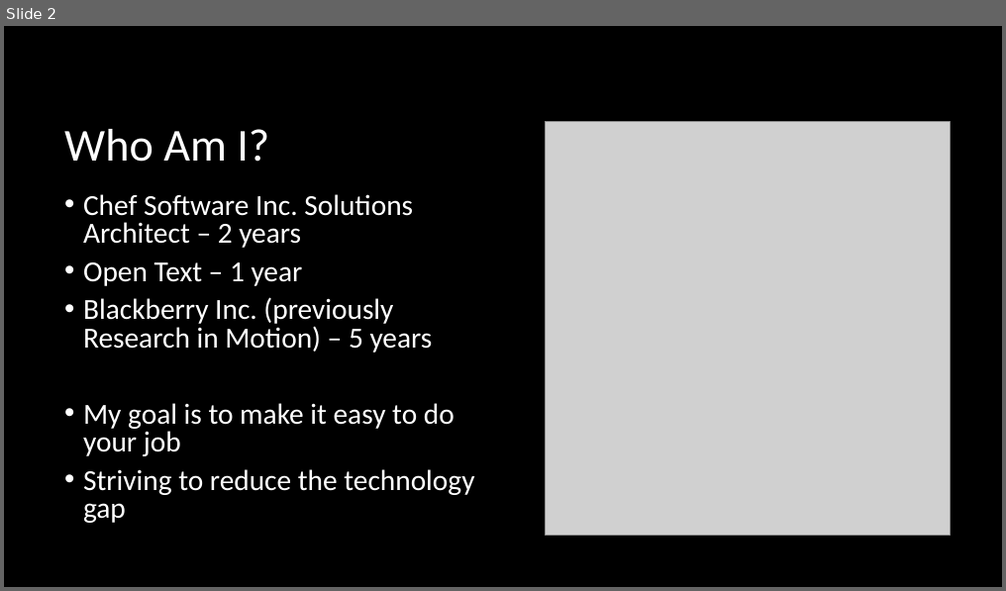
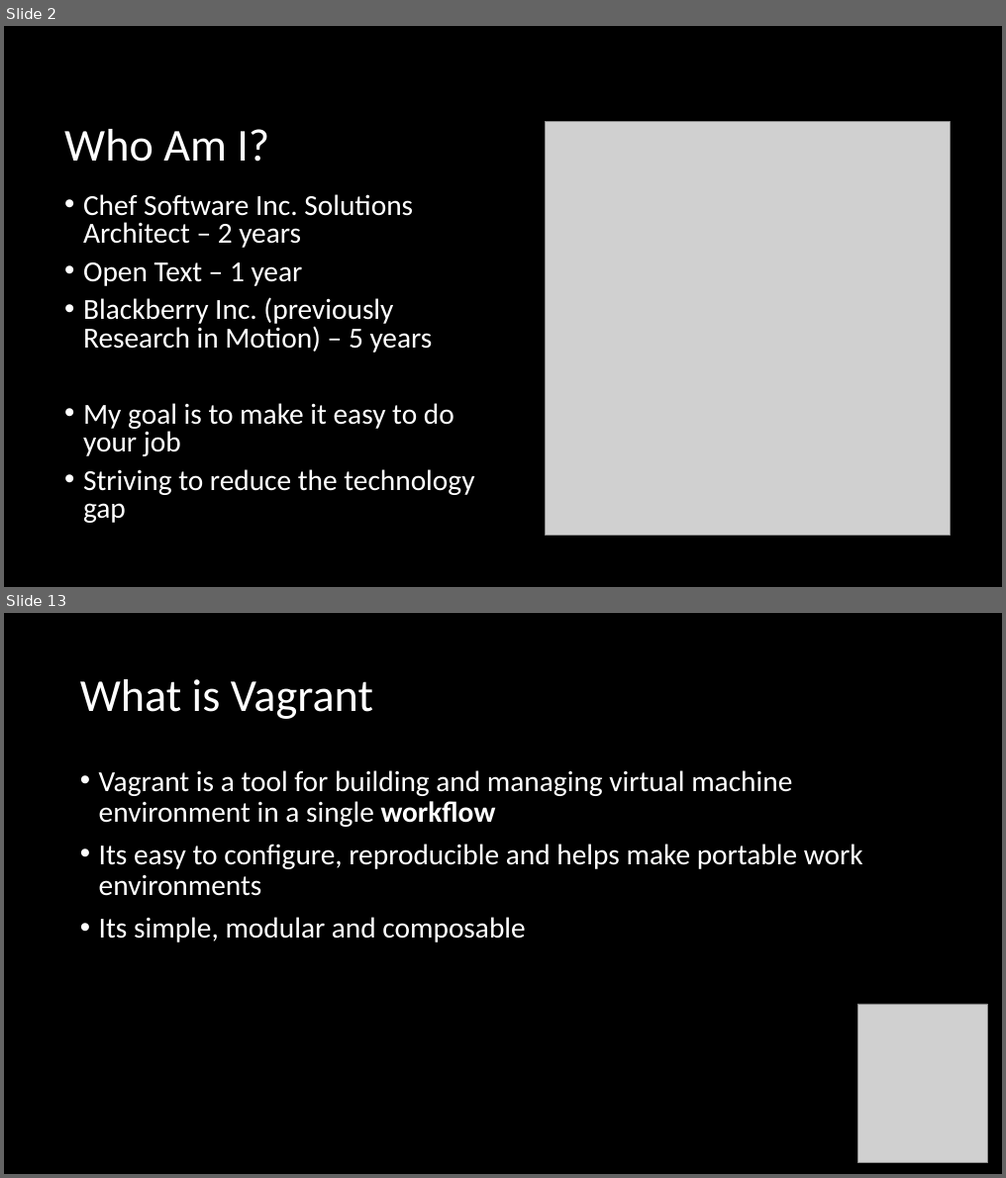
Before and after one commit to FraserPol/hashi-tech-excersise, a slide deck: Hashi-Demo-Preso.pptx. Shown one above the other, each under a label of ours: slide 2 before the commit, slides 2 and 13 after it; the slides between them are not shown. The pictures are 1006x591 and 1006x1178 pixels, drawn with LibreOffice and Linux fonts; fonts in the diff are those of the drawing; grey boxes stand for pictures. Boxes give left, top, right and bottom in pixels: in the first picture for what was removed or moved away, otherwise in the second. Text is boxed around its words. In the diff, an @@ line names an element or a change of style, - is before the commit and + after.

```diff
--- a/Hashi-Demo-Preso.pptx
+++ b/Hashi-Demo-Preso.pptx
@@ slide 13 added at (4, 613, 1002, 1174), background #000000 @@
@@ title added at (80, 679, 373, 719), 44 pt, text #FFFFFF @@
+What is Vagrant
@@ text added at (99, 770, 863, 943), 28 pt, text #FFFFFF @@
+• Vagrant is a tool for building and managing virtual machine environment in a single workflow
+• Its easy to configure, reproducible and helps make portable work environments
+• Its simple, modular and composable
@@ picture added at (857, 1004, 988, 1162) @@
```
Also in this commit, not shown: 1 slide changed, 13 other slides added, 13 other files.
